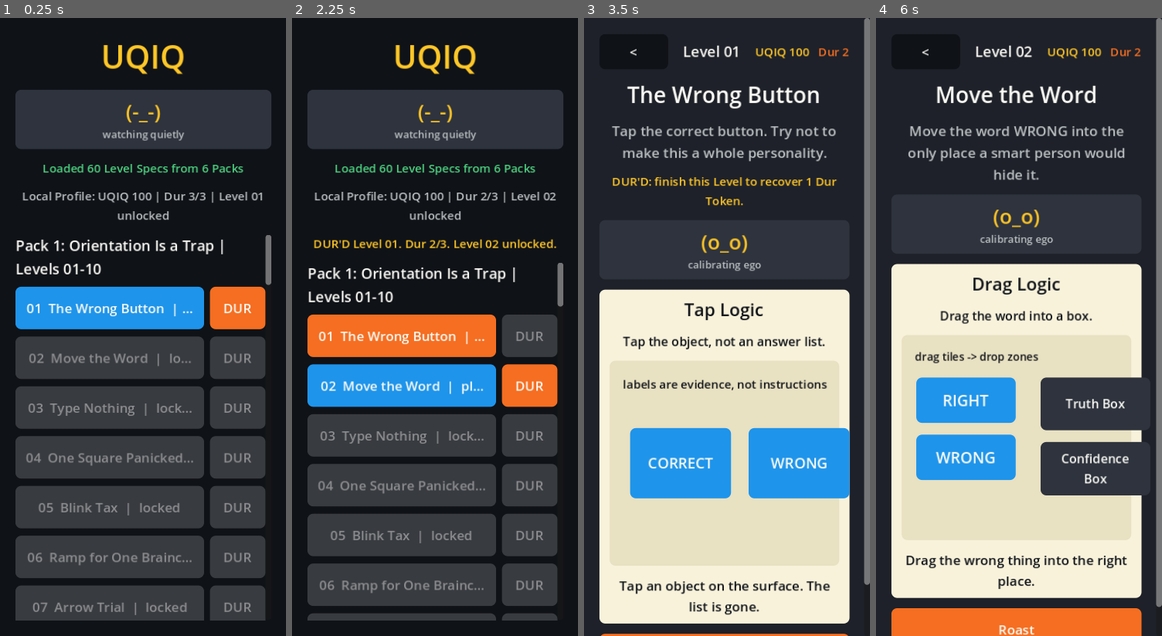
Above: before the commit, frames 1-4 (left to right).
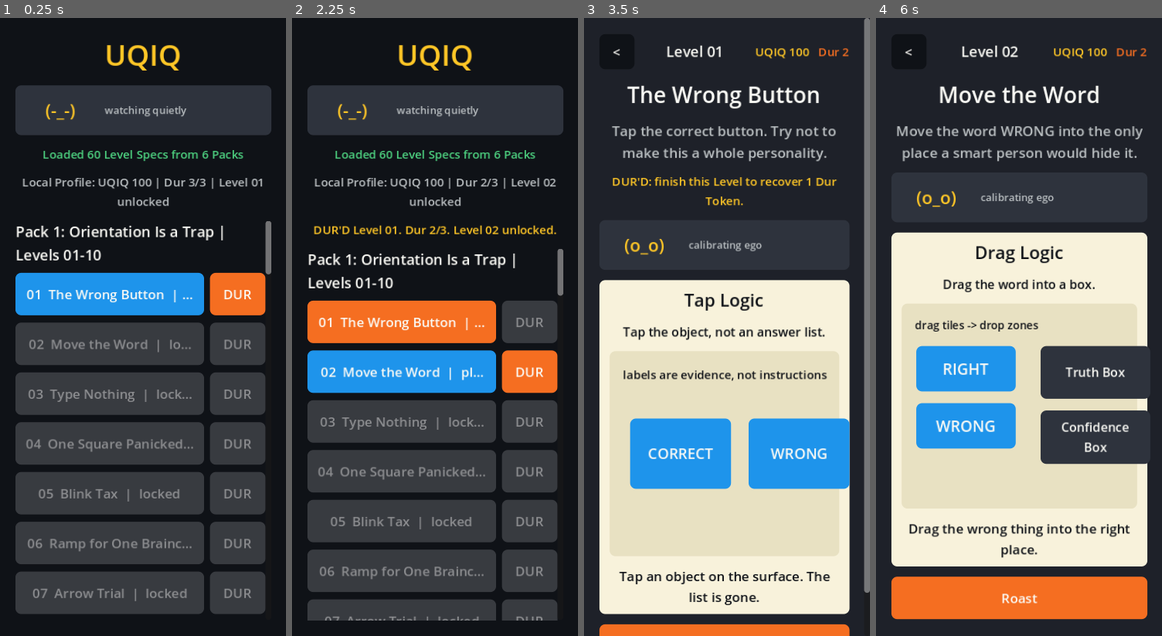
Above: after the commit, the same moments.

Repository: scwlkr/UQIQ
Game: Godot game, scene res://scenes/Main.tscn
The game is run twice, just before and just after one commit, with the same random seed, the same clock (stepped at 60 frames per second) and the same inputs.
Inputs:
- Up to frame 1 (0.25 s): no input
- Up to frame 2 (2.25 s): click "01 The Wrong Button | playable" at 0.5 s; click "<" at 1.25 s; click "DUR" at 2 s
- Up to frame 3 (3.5 s): click "01 The Wrong Button | DUR'D -…" at 2.75 s
- Up to frame 4 (6 s): click "<" at 3.5 s; click "01 The Wrong Button | DUR'D -…" at 4.25 s; click "<" at 5 s; click "02 Move the Word | playable" at 5.75 s

The runs differ from the first frame. In frame 1, 30% of the frame differs, in the area x 5-95%, y 4-98%; in frame 2, 31%; in frame 3, 15%; in frame 4, 39%, in the area x 5-100%, y 0-100%.

Commit message:
Polish app chrome and tactile feedback

Diff:
--- a/scripts/main.gd
+++ b/scripts/main.gd
@@ -159,7 +159,7 @@
 	_set_judge_state("list")
 	var root := _make_screen(COLOR_INK, "level_list")
 
-	_add_label(root, "UQIQ", 44, COLOR_YELLOW)
+	_add_label(root, "UQIQ", 40, COLOR_YELLOW)
 	_add_judge_face(root, _judge_state)
 
 	var packs := _visible_packs()
@@ -587,6 +587,7 @@
 func _handle_pattern_mark_cell(cell_id: String, button: Button) -> void:
 	_tap_count += 1
 	_trigger_feedback("tap")
+	_pulse_control(button)
 
 	if _pattern_marked_cells.has(cell_id):
 		_pattern_marked_cells.erase(cell_id)
@@ -832,18 +833,22 @@
 
 func _add_judge_face(parent: Node, state: String) -> PanelContainer:
 	var panel := PanelContainer.new()
+	panel.custom_minimum_size = Vector2(0, 68)
 	panel.size_flags_horizontal = Control.SIZE_EXPAND_FILL
 	panel.add_theme_stylebox_override("panel", _flat_box(COLOR_PANEL_ALT, 8))
 	parent.add_child(panel)
 
-	var box := VBoxContainer.new()
+	var box := HBoxContainer.new()
 	box.alignment = BoxContainer.ALIGNMENT_CENTER
-	box.add_theme_constant_override("separation", 2)
+	box.add_theme_constant_override("separation", 12)
 	panel.add_child(box)
 
-	_judge_face_label = _new_label(_judge_face_text(state), 28, COLOR_YELLOW)
+	_judge_face_label = _new_label(_judge_face_text(state), 24, COLOR_YELLOW)
+	_judge_face_label.custom_minimum_size = Vector2(96, 36)
+	_judge_face_label.size_flags_horizontal = Control.SIZE_SHRINK_CENTER
 	box.add_child(_judge_face_label)
 	_judge_caption_label = _new_label(_judge_caption_text(state), 14, COLOR_MUTED)
+	_judge_caption_label.horizontal_alignment = HORIZONTAL_ALIGNMENT_LEFT
 	box.add_child(_judge_caption_label)
 	return panel
 
@@ -864,7 +869,10 @@
 	var button := Button.new()
 	button.text = text
 	button.custom_minimum_size = min_size
-	button.size_flags_horizontal = Control.SIZE_EXPAND_FILL
+	if min_size.x > 0:
+		button.size_flags_horizontal = Control.SIZE_SHRINK_CENTER
+	else:
+		button.size_flags_horizontal = Control.SIZE_EXPAND_FILL
 	button.clip_text = true
 	button.text_overrun_behavior = TextServer.OVERRUN_TRIM_ELLIPSIS
 	button.add_theme_font_size_override("font_size", 18)
@@ -873,6 +881,9 @@
 	button.add_theme_stylebox_override("hover", _flat_box(color.lightened(0.08), 8))
 	button.add_theme_stylebox_override("pressed", _flat_box(color.darkened(0.08), 8))
 	button.add_theme_stylebox_override("disabled", _flat_box(Color(0.22, 0.23, 0.25), 8))
+	button.button_down.connect(Callable(self, "_animate_control_scale").bind(button, Vector2(0.97, 0.97), 0.04))
+	button.button_up.connect(Callable(self, "_animate_control_scale").bind(button, Vector2.ONE, 0.07))
+	button.mouse_exited.connect(Callable(self, "_animate_control_scale").bind(button, Vector2.ONE, 0.07))
 	return button
 
 
@@ -1417,6 +1428,7 @@
 		_dragging_tile = tile
 		_drag_offset = _event_position_in_control(event, tile, tile)
 		_drag_origin = tile.position
+		_animate_control_scale(tile, Vector2(1.04, 1.04), 0.05)
 		tile.move_to_front()
 		_feedback_label.text = "Dragging %s. Drop it where truth will tolerate it." % object_id
 		_mark_input_handled()
@@ -1433,6 +1445,7 @@
 		_dragging_object_id = ""
 		_dragging_tile = null
 		_drag_offset = Vector2.ZERO
+		_animate_control_scale(tile, Vector2.ONE, 0.06)
 		if drop_target_id.is_empty():
 			_handle_direct_drag_miss(object_id, tile)
 		else:
@@ -1446,6 +1459,7 @@
 
 	_last_direct_tap_target_id = target_id
 	if pad != null and is_instance_valid(pad):
+		_pulse_control(pad)
 		pad.add_theme_stylebox_override("panel", _flat_box(COLOR_YELLOW, 8))
 	_handle_tap_target(target_id)
 	_mark_input_handled()
@@ -1462,6 +1476,7 @@
 func _handle_direct_text_tile_choice(tile_id: String, answer: String, tile: Control = null) -> void:
 	_last_direct_text_tile_id = tile_id
 	if tile != null and is_instance_valid(tile):
+		_pulse_control(tile)
 		tile.add_theme_stylebox_override("panel", _flat_box(COLOR_YELLOW, 8))
 	if _direct_text_answer_label != null:
 		_direct_text_answer_label.text = answer if not answer.is_empty() else "(blank)"
@@ -1478,6 +1493,7 @@
 	_hide_direct_memory_flash(_direct_memory_flash_generation)
 	_last_direct_memory_tile_id = item_id
 	if tile != null and is_instance_valid(tile):
+		_pulse_control(tile)
 		tile.add_theme_stylebox_override("panel", _flat_box(COLOR_YELLOW, 8))
 	_handle_memory_choice(item_id)
 	_update_memory_recall_slots()
@@ -1492,6 +1508,7 @@
 	_hide_direct_memory_flash(_direct_memory_flash_generation)
 	_last_direct_memory_tile_id = "CLEAR"
 	if tile != null and is_instance_valid(tile):
+		_pulse_control(tile)
 		tile.add_theme_stylebox_override("panel", _flat_box(COLOR_YELLOW, 8))
 	_handle_memory_clear()
 	_update_memory_recall_slots()
@@ -1587,6 +1604,7 @@
 
 	if _is_primary_release(event) and _physics_is_drawing:
 		_physics_draw_end = _event_position_in_control(event, surface, surface)
+		_pulse_control(surface, 0.99, 0.035)
 		_record_physics_drawn_line(true)
 		_mark_input_handled()
 
@@ -1757,6 +1775,29 @@
 		control.position = target_position
 
 
+func _animate_control_scale(control: Control, target_scale: Vector2, duration: float) -> void:
+	if control == null or not is_instance_valid(control):
+		return
+	control.pivot_offset = control.size * 0.5
+	if is_inside_tree():
+		var tween := create_tween()
+		tween.tween_property(control, "scale", target_scale, duration)
+	else:
+		control.scale = target_scale
+
+
+func _pulse_control(control: Control, shrink: float = 0.96, duration: float = 0.06) -> void:
+	if control == null or not is_instance_valid(control):
+		return
+	control.pivot_offset = control.size * 0.5
+	if is_inside_tree():
+		var tween := create_tween()
+		tween.tween_property(control, "scale", Vector2(shrink, shrink), duration)
+		tween.tween_property(control, "scale", Vector2.ONE, duration)
+	else:
+		control.scale = Vector2.ONE
+
+
 func _handle_dur_level(level: Dictionary) -> void:
 	if _profile.spend_dur_token(level):
 		_trigger_feedback("dur_spend")
Binary file changed: docs/app-store/screenshots/01_level_list.png
Binary file changed: docs/app-store/screenshots/02_level_01_play.png
Binary file changed: docs/app-store/screenshots/03_pattern_grid.png
Binary file changed: docs/app-store/screenshots/04_memory_flash.png
Binary file changed: docs/app-store/screenshots/05_physics_draw.png
Binary file changed: docs/app-store/screenshots/06_score_roastcard.png
Not shown, changed: docs/RELEASE_STATUS.md
